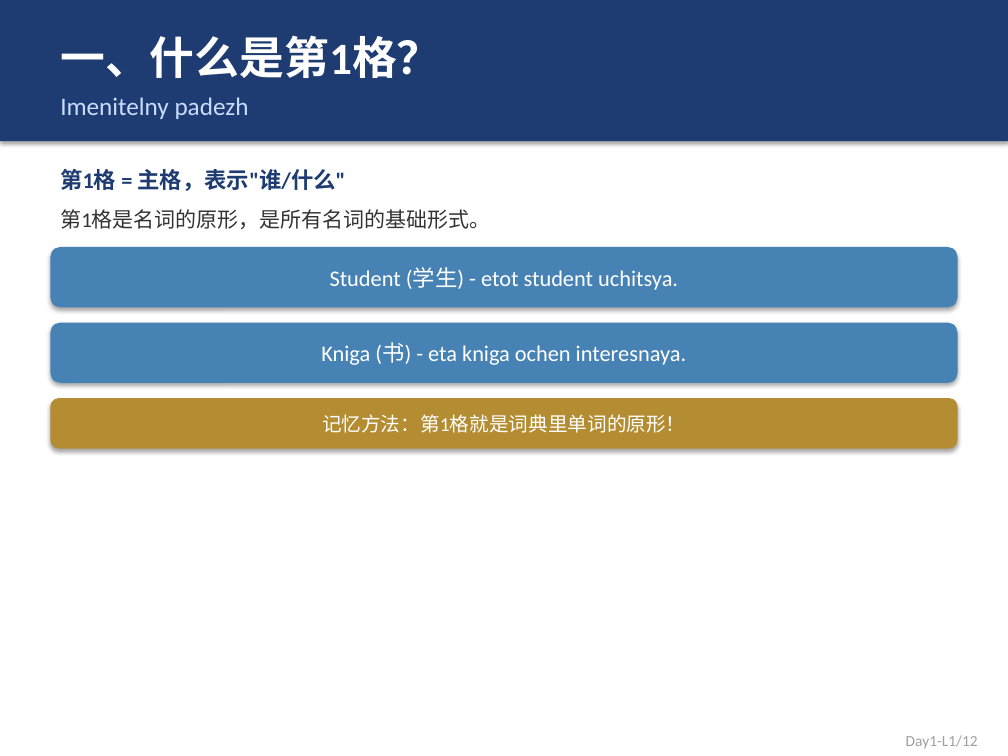
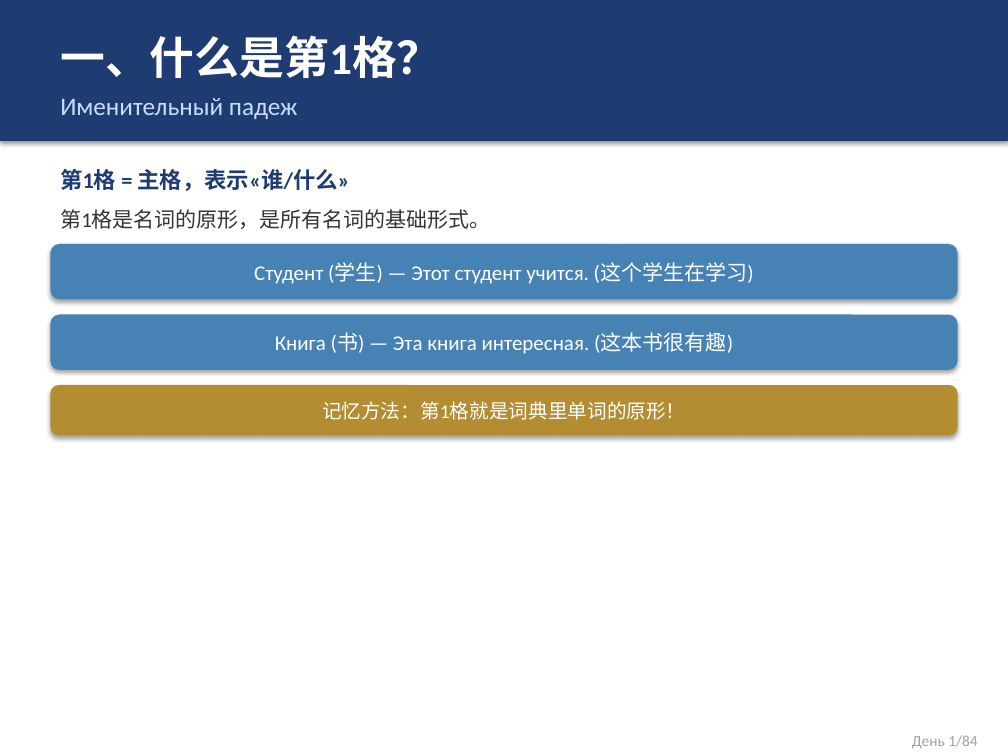
Before and after one commit to leon-lee-sys/openclaw-backup, a slide deck: slide 2 of courses/俄语课件/俄语_Day1_L1.pptx. Drawn at 1008x756 pixels with LibreOffice and Linux fonts; fonts in the diff are those of the drawing. Boxes give left, top, right and bottom in pixels: in the first picture for what was removed or moved away, otherwise in the second. Text is boxed around its words. In the diff, an @@ line names an element or a change of style, - is before the commit and + after.

```diff
--- a/courses/俄语课件/俄语_Day1_L1.pptx
+++ b/courses/俄语课件/俄语_Day1_L1.pptx
@@ text at <box>60,98,297,119</box>: text changed @@
-Imenitelny padezh
+Именительный падеж
@@ text at <box>60,169,350,191</box>: text changed @@
-第1格 = 主格，表示"谁/什么"
+第1格 = 主格，表示«谁/什么»
@@ rounded rectangle "Студент (学生) — Этот студент ...": place and size @@
-rounded rectangle "Студент (学生) — Этот студент ..." at <box>50,247,958,307</box>
+rounded rectangle "Студент (学生) — Этот студент ..." at <box>50,244,958,299</box>
@@ text in rounded rectangle at <box>254,262,754,284</box>: text changed; size 16 to 15 pt @@
-Student (学生) - etot student uchitsya.
+Студент (学生) — Этот студент учится. (这个学生在学习)
@@ rounded rectangle "Книга (书) — Эта книга ...": place and size @@
-rounded rectangle "Книга (书) — Эта книга ..." at <box>50,323,958,383</box>
+rounded rectangle "Книга (书) — Эта книга ..." at <box>50,314,958,370</box>
@@ text in rounded rectangle at <box>275,333,733,354</box>: text changed; size 16 to 15 pt @@
-Kniga (书) - eta kniga ochen interesnaya.
+Книга (书) — Эта книга интересная. (这本书很有趣)
@@ rounded rectangle "记忆方法：第1格就是词典里单词的原形！": place and size @@
-rounded rectangle "记忆方法：第1格就是词典里单词的原形！" at <box>50,398,958,449</box>
+rounded rectangle "记忆方法：第1格就是词典里单词的原形！" at <box>50,385,958,435</box>
@@ text at <box>912,735,977,748</box>: text changed @@
-Day1-L1/12
+День 1/84
```
Also in this commit, not shown: 9 other slides changed, 2 slides removed, 10 other files.
